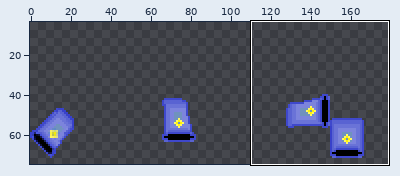
Sprite sheet -- TeddysAdventure/TeddysAdventure/TeddysAdventureContent/Objects/PulseArm.png. The first picture is a wide view before the edit; the outline marks the close-up.
Close-up. Earlier state:
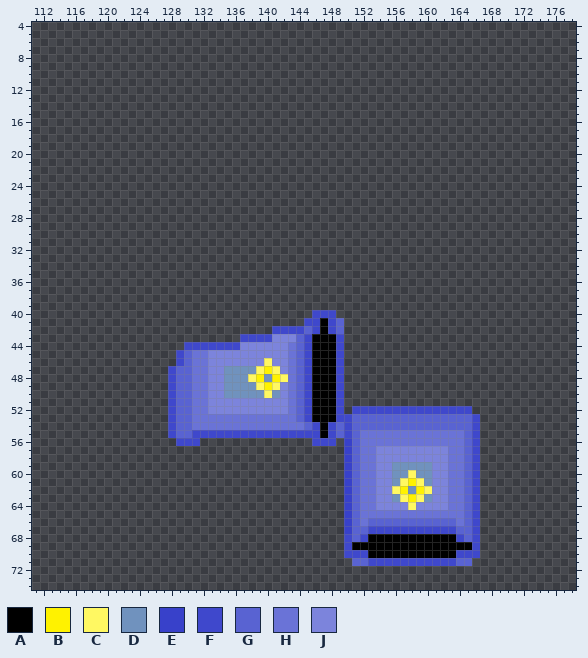
The file is 200x75 pixels. Colours within 5 levels of each other are drawn and written as one. Shown: x 111..178, y 4..74. The wide view leaves out empty margins. The commit also changed other parts of the picture, which this record leaves out.
Palette (. is transparent): A #000000  B #fff200  C #fff862  D #7092be  E #3841ca  F #3f48cc  G #5963d2  H #6a73d7  J #7c84dc
Pixels before (only the part around the change), first column x 111:
 4 ....................................................................
 5 ....................................................................
 6 ....................................................................
 7 ....................................................................
 8 ....................................................................
 9 ....................................................................
10 ....................................................................
11 ....................................................................
12 ....................................................................
13 ....................................................................
14 ....................................................................
15 ....................................................................
16 ....................................................................
17 ....................................................................
18 ....................................................................
19 ....................................................................
20 ....................................................................
21 ....................................................................
22 ....................................................................
23 ....................................................................
24 ....................................................................
25 ....................................................................
26 ....................................................................
27 ....................................................................
28 ....................................................................
29 ....................................................................
30 ....................................................................
31 ....................................................................
32 ....................................................................
33 ....................................................................
34 ....................................................................
35 ....................................................................
36 ....................................................................
37 ....................................................................
38 ....................................................................
39 ....................................................................
40 ...................................FFF..............................
41 ..................................FFAFG.............................
42 ..............................FFFFGFAFG.............................
43 ..........................FFFFJJJGFAAAF.............................
44 ...................FFFFFFFJJJJJJHGFAAAF.............................
45 ..................FGHHJJJJJJJJJJHGFAAAF.............................
46 ..................FGHHJJJJJJJCJJHGFAAAF.............................
47 .................FGGHHJJDDDDCBCJHGFAAAF.............................
48 .................FGGHHJJDDDCBDBCHGFAAAF.............................
49 .................FGGHHJJDDDDCBCJHGFAAAF.............................
50 .................FGGHHJJDDDDDCDJHGFAAAF.............................
51 .................FGGHHJJJJJJJJJJHGFAAAF.............................
52 .................FGGHHJJJJJJJJJJHGFAAAF.FFFFFFFFFFFFFFF.............
53 .................FGGHHHHHHHHHHHHHGFAAAFFGGGGGGGGGGGGGGGF............
54 .................FGGHHHHHHHHHHHHHHGFAFGFGGGGGGGGGGGGGGGF............
55 .................FGGFFFFFFFFFFFFFFFFAFGFGHHHHHHHHHHHHHGF............
56 ..................FFF..............FFF.EGHHHHHHHHHHHHHGF............
57 .......................................EGHHJJJJJJJJJHHGF............
58 .......................................EGHHJJJJJJJJJHHGF............
59 .......................................EGHHJJDDDDDJJHHGF............
60 .......................................EGHHJJDDCDDJJHHGF............
61 .......................................EGHHJJDCBCDJJHHGF............
62 .......................................EGHHJJCBDBCJJHHGF............
63 .......................................EGHHJJDCBCDJJHHGF............
64 .......................................EGHHJJJJCJJJJHHGF............
65 .......................................EGHHHHHHHHHHHHHGF............
66 .......................................EGHGGGGGGGGGGGHGF............
67 .......................................EGGFFFFFFFFFFFGGF............
68 .......................................FGFAAAAAAAAAAAFGF............
69 .......................................FAAAAAAAAAAAAAAAF............
70 .......................................FFFAAAAAAAAAAAFFF............
71 ........................................GGFFFFFFFFFFFGG.............
72 ....................................................................
73 ....................................................................
The result:
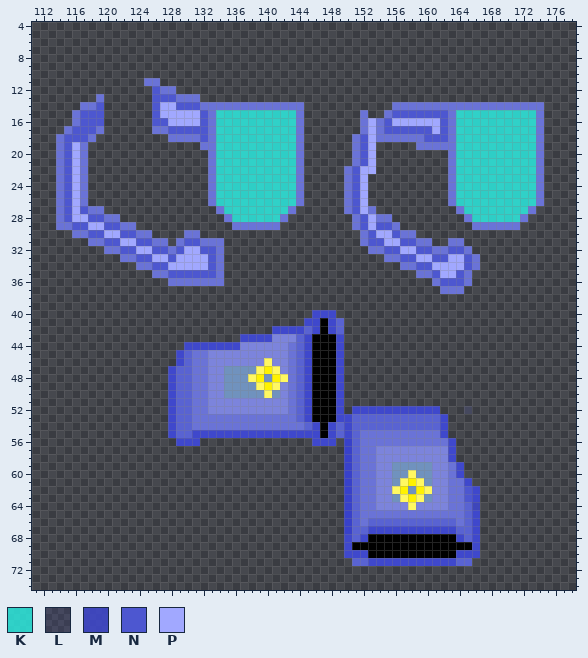
Colours new in this view: K #2bf1e5ce  L #3f48cc20  M #3f48ccdf  N #4d57d0  P #a1a8ff
What changed:
Changed rows in their new state; - is an unchanged pixel.
first column x 114:
11 -----------HH------------------------------------------------
12 ------------NHH----------------------------------------------
13 -----H------NNNHHH-------------------------------------------
14 ---HHN------NPPNNNHHHHHHHHHHHHH-----------HHHHHHHHHHHHHHHHHHH
15 --HNNN------NPPPPPNHKKKKKKKKKKH-------H--HNNNNNNNHKKKKKKKKKKH
16 --HNNN------NNPPPPNHKKKKKKKKKKH-------HPHNPPPPPPNHKKKKKKKKKKH
17 -HNNNH------HHNNNNNHKKKKKKKKKKH-------HPHNNNNNNPNHKKKKKKKKKKH
18 HNNNH---------HHHHNHKKKKKKKKKKH------HNPHHHHHHNNNHKKKKKKKKKKH
19 HNPH--------------HHKKKKKKKKKKH------HNP-----HHHHHKKKKKKKKKKH
20 HNPH---------------HKKKKKKKKKKH------HNP---------HKKKKKKKKKKH
21 HNPH---------------HKKKKKKKKKKH------HNP---------HKKKKKKKKKKH
22 HNPH---------------HKKKKKKKKKKH-----HNPP---------HKKKKKKKKKKH
23 HNPH---------------HKKKKKKKKKKH-----HNP----------HKKKKKKKKKKH
24 HNPH---------------HKKKKKKKKKKH-----HNP----------HKKKKKKKKKKH
25 HNPH---------------HKKKKKKKKKKH-----HNP----------HKKKKKKKKKKH
26 HNPH---------------HKKKKKKKKKKH-----HNP----------HKKKKKKKKKKH
27 HNPNHH--------------HKKKKKKKKH------HNPH----------HKKKKKKKKH-
28 HNPPNNHH-------------HKKKKKKH--------HNPHH---------HKKKKKKH--
29 HHNNPPNNHH------------HHHHHH---------HNPNNH---------HHHHHH---
30 --HHNNPPNNHH----HH--------------------HNPPNHH----------------
31 ----HHNNPPNNHH-HNNHHH-----------------HNNPPNNHH--HH----------
32 ------HHNNPPNNHNPPNNH------------------HHNNPPNNHHNNH---------
33 --------HHNNPPNPPPPNH--------------------HHNNPPNNPPNH--------
34 ----------HHNNPPPPPNH----------------------HHNNPPPPNH--------
35 ------------HHNNNNNNH------------------------HHNPPNH---------
36 --------------HHHHHHH--------------------------HNNNH---------
37 ------------------------------------------------HHH----------
first column x 162:
52 ...L-
53 F....
54 F....
55 F....
56 -F...
57 -F...
58 -F...
59 --F..
60 --F..
61 ---F.
62 ---N-
63 ---N-
64 ----M
Changed places in both close-ups, as pixel boxes (x1, y1, x2, y2):
added: (56, 78, 304, 286)
added: (344, 102, 544, 294)
changed: (440, 406, 480, 510)
